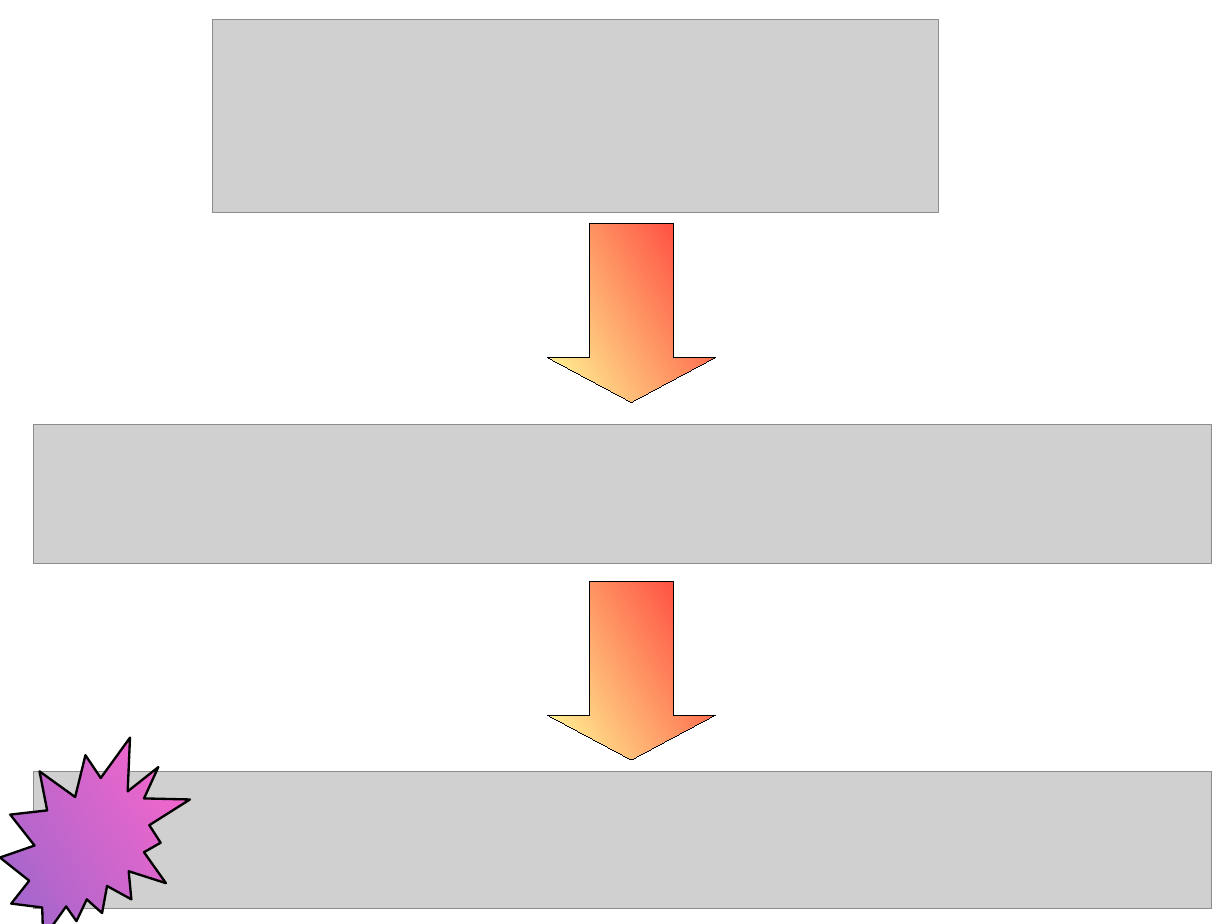
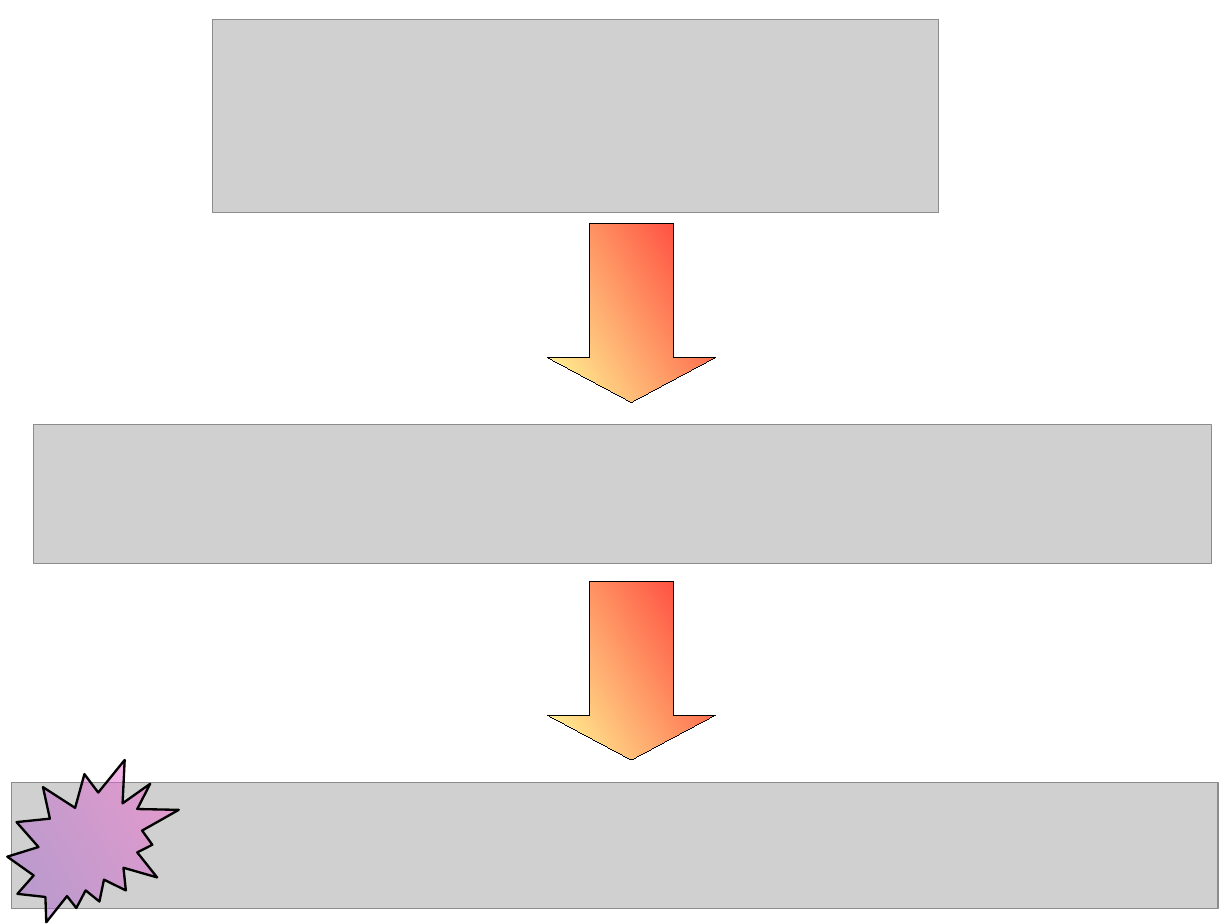
Before and after one commit to richelbilderbeek/tece_logo, a slide deck: slide 10 of presentation.odp (slide 5 before the commit). Drawn at 1232x924 pixels with LibreOffice and Linux fonts; fonts in the diff are those of the drawing; grey boxes stand for pictures. Boxes give left, top, right and bottom in pixels: in the first picture for what was removed or moved away, otherwise in the second. Text is boxed around its words. In the diff, an @@ line names an element or a change of style, - is before the commit and + after.

```diff
--- a/presentation.odp
+++ b/presentation.odp
@@ irregular seal: place and size @@
-irregular seal at [0, 738, 190, 924]
+irregular seal at [8, 760, 179, 922]
@@ picture: place and size @@
-picture at [34, 771, 1212, 909]
+picture at [11, 783, 1219, 909]
```
Also in this commit, not shown: 1 other slide changed, 6 slides added, 1 slide removed, 4 other files.
